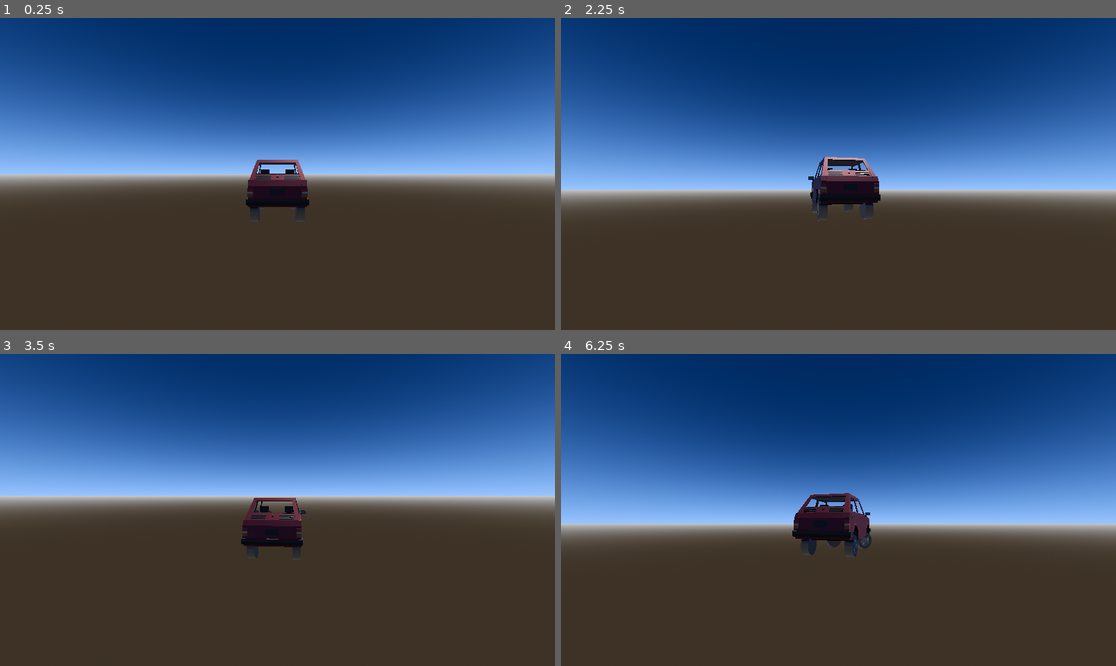
Above: before the commit, frames 1-4 (two rows, left to right).
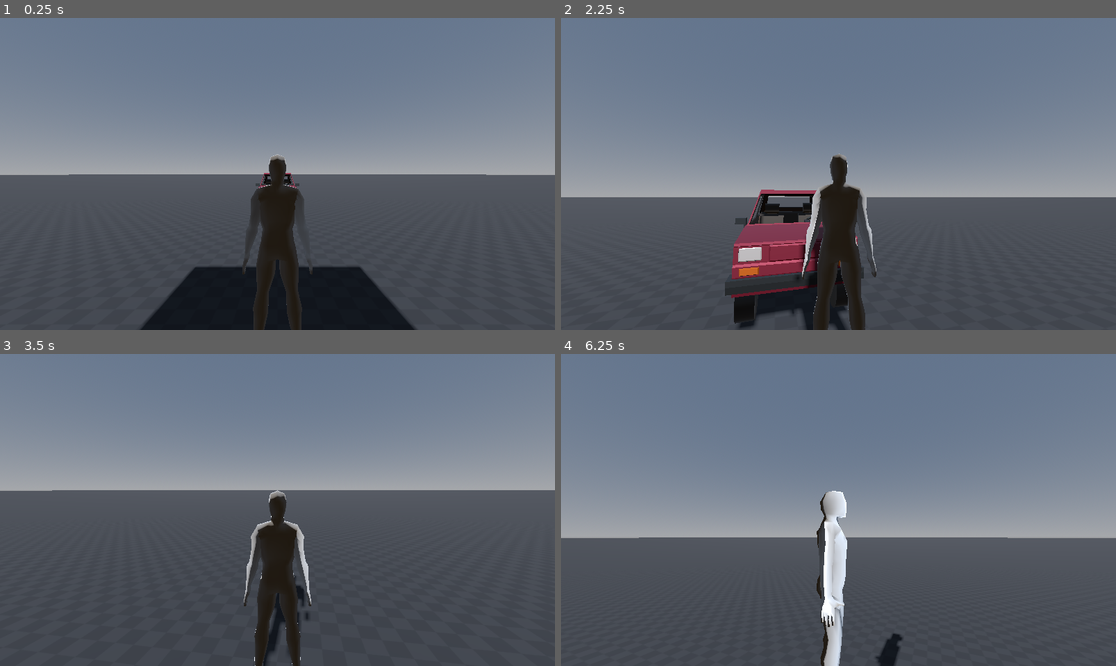
Above: after the commit, the same moments.

Repository: FOSS-Supremacy/OpenLiberty
Game: Godot game, scene res://scenes/test/CharactersWorldTest.tscn
The game is run twice, just before and just after one commit, with the same random seed, the same clock (stepped at 60 frames per second) and the same inputs. Before the commit the project starts from res://scenes/single_player.tscn.
Inputs (mouse positions are in pixels of both pictures, inside the frame that each line leads up to):
- Up to frame 1 (0.25 s): no input
- Up to frame 2 (2.25 s): tap Enter (ui_accept) at 0.5 s; move the mouse to (866, 174) at 0.52 s; hold W (player_forward) from 0.53 s (still down); tap E (btn_interact_car, bound only after the commit) at 0.6, 1.55 s; click (866, 174) at 0.67 s; tap Space (player_jump) at 0.77, 1.52 s; move the mouse to (810, 174) at 1.27 s; tap Down (car_break) at 1.35 s; move the mouse to (849, 167) at 2.02 s; tap Up (car_run) at 2.1 s
- Up to frame 3 (3.5 s): keep holding W (player_forward); tap E (btn_interact_car, bound only after the commit) at 2.3, 3.05 s; move the mouse to (271, 516) at 2.77 s; tap - (decrease_music_volume) at 2.85 s; click (271, 516) at 2.92 s; tap Space (player_jump) at 3.02 s
- Up to frame 4 (6.25 s): move the mouse to (877, 513) at 3.52 s; tap Z (external_lights) at 3.6 s; tap Space (player_jump) at 3.77, 4.52, 6.02 s; tap E (btn_interact_car, bound only after the commit) every 0.75 s from 3.8 to 6.05 s; move the mouse to (794, 506) at 4.27 s; tap Keypad 0 (flycam_backward) at 4.35 s; move the mouse to (844, 510) at 5.02 s; hold Shift (flycam_forward) 5.03-5.78 s; click (844, 510) at 5.17 s; move the mouse to (816, 503) at 5.77 s; release W (player_forward) at 5.78 s; hold D (car_right) from 5.78 s (still down); tap = (increase_music_volume) at 5.85 s

The runs differ from the first frame. In frame 1, 97% of the frame differs, in the area x 0-100%, y 0-100%; in frame 2, 96%; in frame 3, 97%; in frame 4, 99%.
Error before the commit: Assertion failed: 7 (res://scripts/map_builder.gd:12)

Commit message:
new input

Diff:
--- a/project.godot
+++ b/project.godot
@@ -11,19 +11,13 @@
 [application]
 
 config/name="re3-gd"
-run/main_scene="res://scenes/single_player.tscn"
+run/main_scene="res://scenes/test/CharactersWorldTest.tscn"
 config/features=PackedStringArray("4.3", "Forward Plus")
 config/icon="res://icon.svg"
 
 [audio]
 
 driver/enable_input=true
-
-[autoload]
-
-GameManager="*res://scripts/game_manager.gd"
-MapBuilder="*res://scripts/map_builder.gd"
-AssetLoader="*res://scripts/asset_loader.gd"
 
 [filesystem]
 
@@ -151,8 +145,8 @@
 "events": [Object(InputEventKey,"resource_local_to_scene":false,"resource_name":"","device":-1,"window_id":0,"alt_press …(191 unchanged characters)…
 ]
 }
-
-[rendering]
-
-renderer/rendering_method="gl_compatibility"
-renderer/rendering_method.mobile="gl_compatibility"
+btn_interact_car={
+"deadzone": 0.5,
+"events": [Object(InputEventKey,"resource_local_to_scene":false,"resource_name":"","device":-1,"window_id":0,"alt_pressed":false,"shift_pressed":false,"ctrl_pressed":false,"meta_pressed":false,"pressed":false,"keycode":0,"physical_keycode":69,"key_label":0,"unicode":101,"location":0,"echo":false,"script":null)
+]
+}
